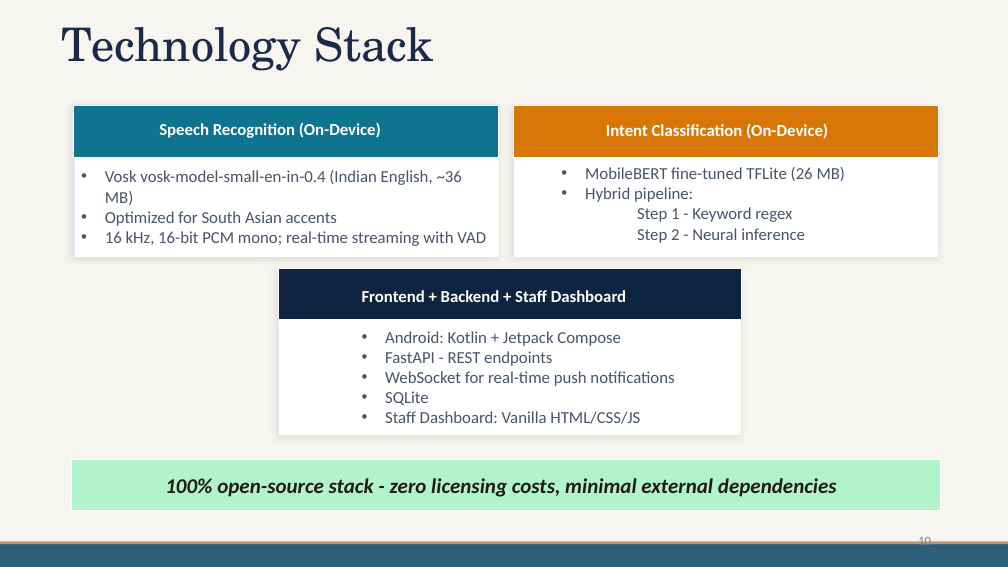
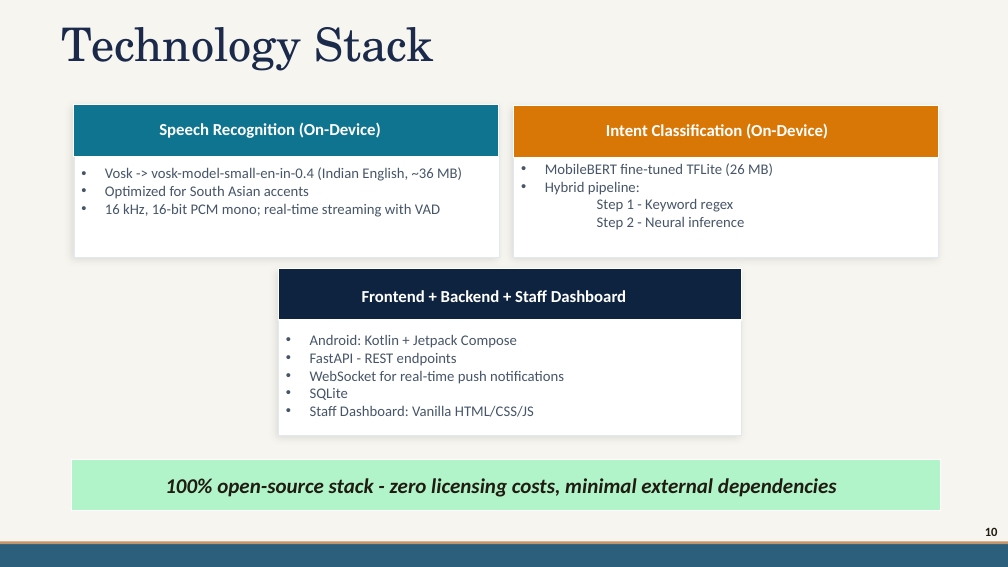
Before and after one commit to mdpw/msc-research, a slide deck: slide 10 of documents/Viva Presentation.pptx. Drawn at 1008x567 pixels with LibreOffice and Linux fonts; fonts in the diff are those of the drawing; background and template pictures are left out. Boxes give left, top, right and bottom in pixels: in the first picture for what was removed or moved away, otherwise in the second. Text is boxed around its words. In the diff, an @@ line names an element or a change of style, - is before the commit and + after.

```diff
--- a/documents/Viva Presentation.pptx
+++ b/documents/Viva Presentation.pptx
@@ text at <box>105,167,462,181</box>: text changed; size 16 to 14 pt @@
-• Vosk vosk-model-small-en-in-0.4 (Indian English, ~36 MB)
+• Vosk -> vosk-model-small-en-in-0.4 (Indian English, ~36 MB)
@@ text "MobileBERT fine-tuned TFLite (26 MB)": place and size @@
-text "MobileBERT fine-tuned TFLite (26 MB)" at <box>585,167,845,243</box>
+text "MobileBERT fine-tuned TFLite (26 MB)" at <box>545,163,773,230</box>
@@ text "MobileBERT fine-tuned TFLite (26 MB)" at <box>545,163,773,230</box>: size 16 to 14 pt @@
@@ text at <box>105,186,440,217</box>: size 16 to 14 pt in "Optimized for South Asian accents", "16 kHz, 16-bit PCM mono; real-time streaming ..." @@
@@ text "Android: Kotlin + Jetpack Compose" at <box>310,334,564,417</box>: size 16 to 14 pt @@
@@ text "Android: Kotlin + Jetpack Compose": place and size @@
-text "Android: Kotlin + Jetpack Compose" at <box>385,331,674,424</box>
+text "Android: Kotlin + Jetpack Compose" at <box>310,334,564,417</box>
@@ page number: place and size @@
-page number at <box>918,535,931,549</box>
+page number at <box>985,527,998,536</box>
@@ page number at <box>985,527,998,536</box>: text colour #7A7D86 to #201C11, bold on @@
```
Also in this commit, not shown: 19 other slides changed, 1 slide removed.
